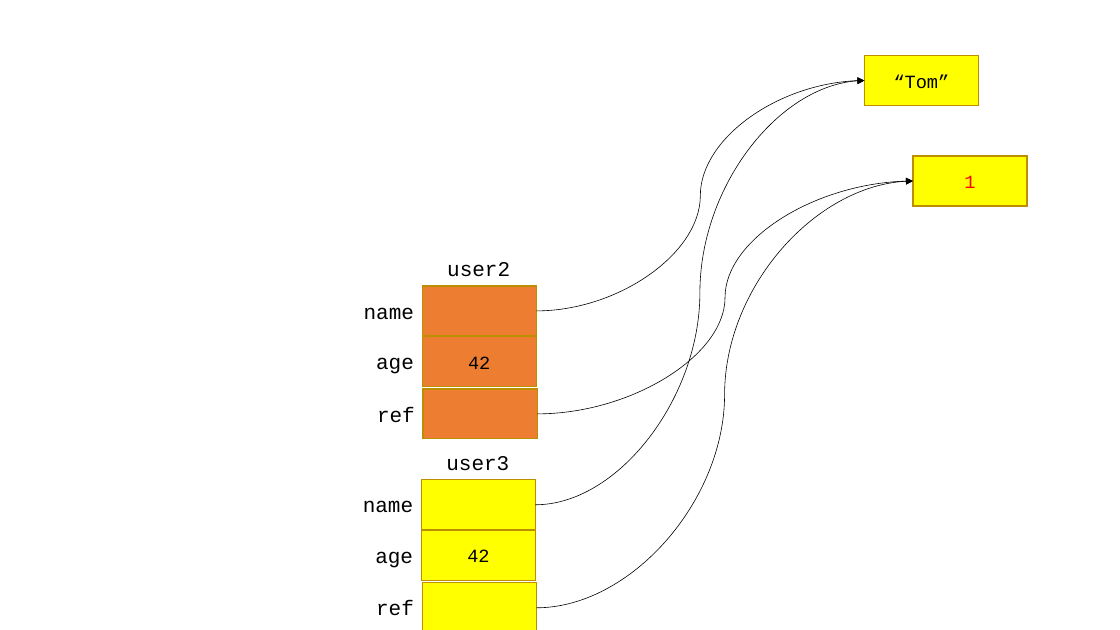
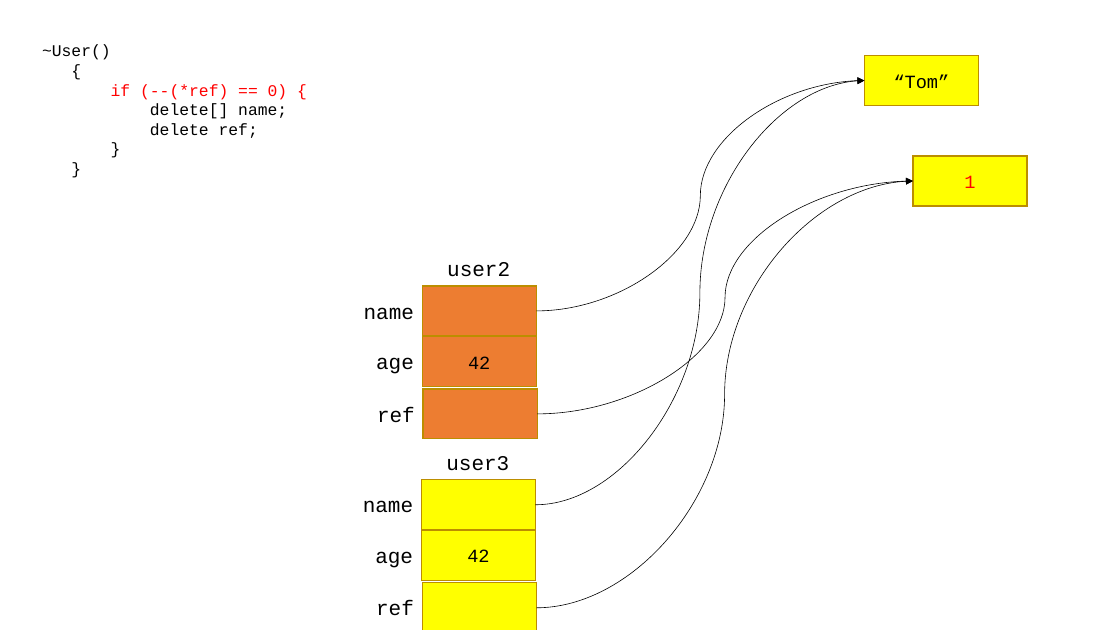
Before and after one commit to Seyoung9304/hyundai_swip, a slide deck: slide 19 of cpp/230223.pptx. Drawn at 1120x630 pixels with LibreOffice and Linux fonts; fonts in the diff are those of the drawing. Boxes give left, top, right and bottom in pixels: in the first picture for what was removed or moved away, otherwise in the second. Text is boxed around its words. In the diff, an @@ line names an element or a change of style, - is before the commit and + after.

```diff
--- a/cpp/230223.pptx
+++ b/cpp/230223.pptx
@@ text added at box(42, 44, 288, 138), 14 pt, text #000000 @@
+~User()
+{
+if (--(*ref) == 0) {
+delete[] name;
+delete ref;
+}
+}
```
Also in this commit, not shown: 5 other slides changed, 1 slide added, 2 other files.
